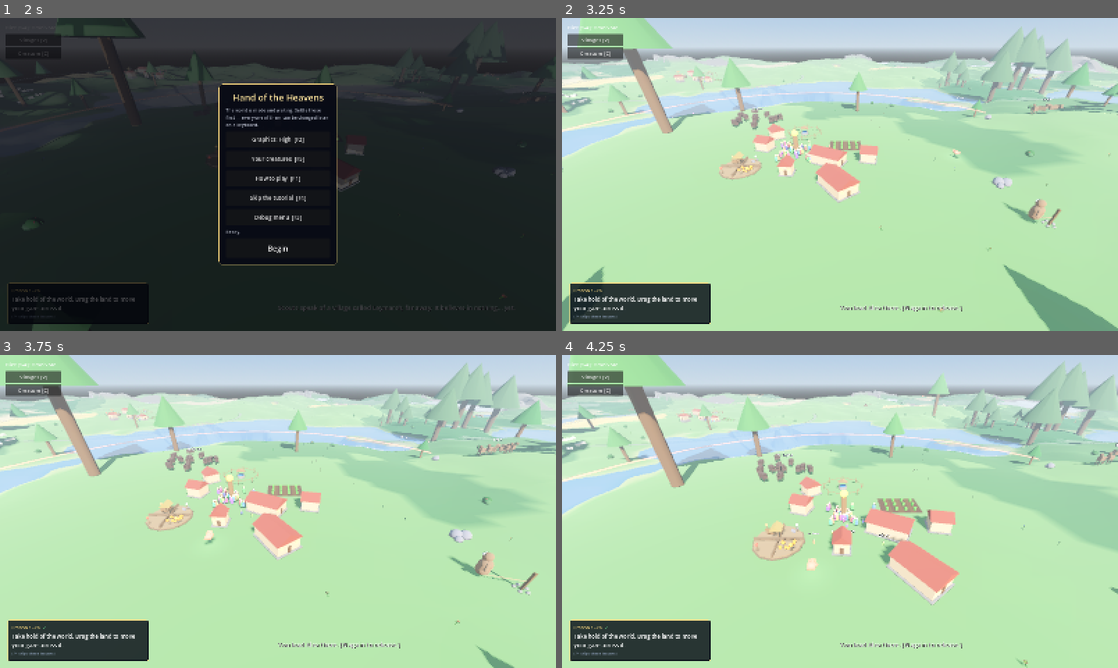
Above: before the commit, frames 1-4 (two rows, left to right).
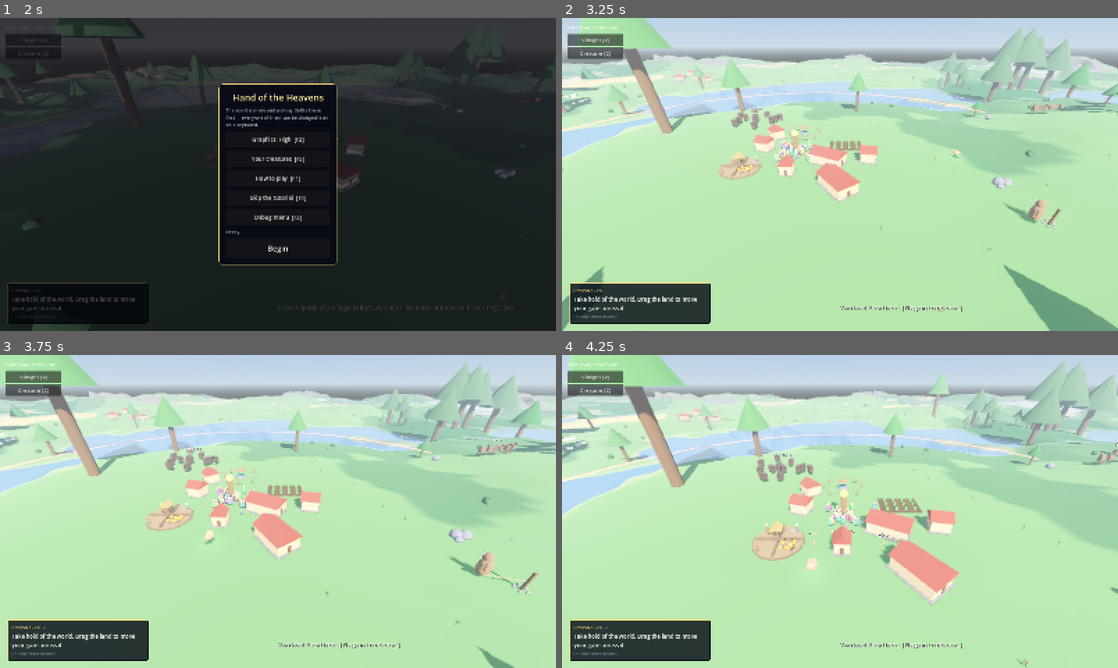
Above: after the commit, the same moments.

Repository: tjloman/tjloman
Game: Godot game, scene res://scenes/main.tscn
Two runs of this game, one before a commit and one after it. Both use one fixed random seed, a clock stepped at 60 frames per second and the inputs below.
Inputs (mouse positions are in pixels of both pictures, inside the frame that each line leads up to):
- Up to frame 1 (2 s): click (239, 183) at 0.52 s; type "Alex" at 0.6 s; click "Begin" at 1.25 s
- Up to frame 2 (3.25 s): click "Begin" at 2 s; tap Enter at 2.75 s; move the mouse to (962, 158) at 2.77 s; hold Right from 2.78 s (still down); hold G (leash_creature) from 2.78 s (still down); click (962, 158) at 2.92 s
- Up to frame 3 (3.75 s): release Right at 3.5 s; release G (leash_creature) at 3.5 s; drag from (166, 527) to (250, 574) at 3.52 s
- Up to frame 4 (4.25 s): no input

Frame 1 is identical in both runs. In frame 2, less than 0.1% of the frame differs, in the area x 40-44%, y 40-45%; in frame 3, less than 0.1%; in frame 4, less than 0.1%, in the area x 26-62%, y 15-55%.

Commit message:
A full job is a closed job, and idleness is somewhere to be
The crowd penalty was a discount, never a limit. Seven points a head off a job
that still scored above its floor, so a job docked past everything else won
anyway whenever nothing else was on the board — and a town put its whole
population onto work sites by degrees, with nobody left standing about when
something came out of the trees.

Room is a ceiling now: a full job comes off the board entirely, and the penalty
goes on doing the thing it was always good at, which is spreading people across
the jobs still open. Room is defined for all seventeen rather than two —
chopping and quarrying scale with population, because "one woodcutter" is not a
limit the country imposes, it is an oversight, and a village of eighty sent
one.

AND THE COUNT MOVES WHEN THE POST IS TAKEN. `_jobs` is recomputed once a pass
off everybody's current state; read alone that is exactly the bug that had
forty people teaching at a school with three posts, since everybody deciding
between two tallies sees the same stale number and every one of them passes.
A place is claimed on the frame the job starts and given back on the frame the
villager stops — and only claimed if starting it actually put them on that job,
because a place held by somebody who wandered off is a place nobody can have.
The tally still recomputes from the roster, which repairs the rest.

IDLENESS IS A STATE A VILLAGE SHOULD BE ABLE TO BE IN. Nothing on the board
used to mean a slow random circle for four to nine seconds. There is always
time for a dance, for the totem, or for sitting near your own door, and a town
with people doing those things is a town that still has somebody to send. It is
also the only picture of a village that reads as prosperous rather than merely
busy. Weighted: dance 36%, home 29%, totem 21%, potter 14% — dancing outweighs
the rest because a town at its leisure should LOOK like one.

Off the shipped rooms, a settled town of eighty: 38 seats on the board and
eighteen adults with nothing to take. Before, all fifty-six could pile on.

They stay responsive by construction — the alarm and the crowd mind both sit
ABOVE the job board in the ladder, so anybody re-deciding answers a threat
before they ever look at the work.

Static checks clean across 89 classes and 96 files. Not playtested.

Co-Authored-By: Claude Opus 5 <noreply@anthropic.com>
Claude-Session: https://claude.ai/code/session_01NqBKfyc5c6bViy6kUi2S7P

Diff:
--- a/scripts/villager/villager.gd
+++ b/scripts/villager/villager.gd
@@ -204,6 +204,8 @@
 var _carrying_feed := false
 var _carry_kind := ""            # non-empty while hauling a gathered load home
 var _carry_amount := 0
+## The job whose place this is holding. See VillageJobs.
+var _held_post := ""
 var _carry_job := ""             # the job this load came from (for crowd tally)
 var _carry_announce := ""        # spoken on delivery, if the player's home
 var _carry_visual: Node3D = null
@@ -1064,6 +1066,11 @@
 func _decide() -> void:
 	_dismount()
 	_release_farm()  # re-deciding drops any field claim, so others may take it
+	# ...and the post itself, freed on this frame rather than at the village's
+	# next tally. See VillageJobs.
+	if village != null and is_instance_valid(village):
+		VillageJobs.release(village, _held_post)
+	_held_post = ""
 	_target_herd = null
 	# AND ANY PARTY THEY STOOD IN. One frightened off the muster would otherwise
 	# stay on its books, and a party that never empties never stands down.
@@ -1166,10 +1173,7 @@
 			return
 	if _pick_job():
 		return
-	state = State.WANDER
-	_action_time = randf_range(4.0, 9.0)
-	_target = village.global_position \
-		+ Vector3(randf_range(-1, 1), 0, randf_range(-1, 1)) * village.influence_radius * 0.6
+	VillageJobs.idle(self)   # every post taken: go and be a person
 
 
 ## CARRIED ALONG BY THE CROWD. Returns true if the town's mood has taken this
@@ -1406,21 +1410,27 @@
 	# The jobs left at one are the ones genuinely limited by the ground rather
 	# than by anything the village built: there is only so much game on a
 	# hillside, and only ever one building site.
-	var room := {
-		"farm": maxi(village.farms.size() * 2, 1),
-		"work": maxi(Workshop.posts(village), 1),
-	}
 	var best: String = ""
 	var best_score := -INF
 	for job: String in scores:
+		# A FULL JOB IS NOT A DEAR JOB, IT IS A CLOSED ONE. See VillageJobs.
+		if VillageJobs.full(village, job):
+			continue
+		var places := float(VillageJobs.room_for(village, job))
 		var jittered: float = scores[job] + randf_range(-5.0, 5.0) \
-			- CROWD_PENALTY * float(crowd.get(job, 0)) / float(room.get(job, 1))
+			- CROWD_PENALTY * float(crowd.get(job, 0)) / places
 		if jittered > best_score:
 			best_score = jittered
 			best = job
 	if best == "":
 		return false
 	_start_job(best)
+	# ...and only hold a place if that actually put us on the job. `_start_job`
+	# gives up and wanders when what it went for has gone, and a place held by
+	# somebody wandering is a place nobody else can have.
+	if current_job() == best:
+		VillageJobs.claim(village, best)
+		_held_post = best
 	return true
 
 
--- /dev/null
+++ b/scripts/world/village_jobs.gd
@@ -0,0 +1,129 @@
+class_name VillageJobs
+extends RefCounted
+## HOW MANY HANDS A JOB HAS ROOM FOR, and what everybody else does instead.
+##
+## THE CROWD PENALTY WAS A DISCOUNT, NOT A LIMIT. A job never actually filled —
+## it only got less attractive, seven points a head, and a job docked past
+## everything else still won whenever nothing else was on the board. So a town
+## put its whole population on a work site by degrees, and there was nobody left
+## standing about when the wolves came. A village where every post is taken and
+## twenty people are dancing round a fire is not a village doing less work; it
+## is a village that has finished its work, and it is the one that can answer
+## something.
+##
+## So room is a CEILING now. A full job is not offered at all, and the penalty
+## does what it was always good at — spreading people across the jobs that are
+## still open — rather than pretending to be a limit it could not enforce.
+##
+## AND THE COUNT MOVES WHEN THE POST IS TAKEN. `_jobs` is recomputed once a pass
+## by Village._retally, off everybody's current state. Read alone, that is the
+## same bug that once had forty people teaching at a school with three posts:
+## everybody deciding between two retallies sees the same stale number and every
+## one of them passes. `claim` moves it on the frame the job is taken; the
+## retally still recomputes it from the roster, which repairs anything that
+## dropped a job without saying so.
+
+## Fixed ceilings, for the jobs whose room is not a thing the village built.
+## One site, one shore, one carcass — and `expedition`, which is a crowd on
+## purpose (see VillageParty.PARTY_MOST).
+const ROOM := {
+	"build": 3, "build_farm": 2, "build_edubba": 2, "build_shop": 2,
+	"build_nest": 3, "fish": 3, "butcher": 2, "butcher_pen": 2,
+	"tame": 2, "preach": 2, "feed": 1, "hunt": 4,
+	"expedition": VillageParty.PARTY_MOST,
+	"circle": CreatureNest.DANCERS,
+}
+## Timber and stone are limited by the country rather than by anything the town
+## built, but "one woodcutter" is not a country, it is an oversight — a village
+## of eighty sent one. One hand per this many souls, at least one.
+const SOULS_PER_GATHERER := 12
+
+## What an idle villager is drawn to, and how strongly. Dancing outweighs the
+## rest because a town at its leisure should LOOK like one.
+const REST_DANCE := 5.0
+const REST_PRAY := 3.0
+const REST_HOME := 4.0
+const REST_POTTER := 2.0
+
+
+## How many hands this job has places for.
+static func room_for(town: Village, job: String) -> int:
+	match job:
+		"farm":
+			return maxi(town.farms.size() * 2, 1)
+		"work":
+			return maxi(Workshop.posts(town), 1)
+		"chop", "quarry":
+			return maxi(town.population() / SOULS_PER_GATHERER, 1)
+	return int(ROOM.get(job, 1))
+
+
+## Is every place taken? A full job is off the board entirely.
+static func full(town: Village, job: String) -> bool:
+	return int(town._jobs.get(job, 0)) >= room_for(town, job)
+
+
+## Taken, and counted on the same frame. See the class note.
+static func claim(town: Village, job: String) -> void:
+	if job == "":
+		return
+	town._jobs[job] = int(town._jobs.get(job, 0)) + 1
+
+
+static func release(town: Village, job: String) -> void:
+	if job == "" or not town._jobs.has(job):
+		return
+	town._jobs[job] = maxi(int(town._jobs[job]) - 1, 0)
+
+
+## NOTHING ON THE BOARD — which is a fine thing to have happen, and used to
+## produce a villager walking in a slow random circle for four to nine seconds.
+##
+## Idleness is a state a village should be able to be IN. There is always time
+## for a dance, for the totem, or for sitting near your own door, and a town
+## with people doing those things is a town that still has somebody to send when
+## something comes out of the trees. It is also the only picture of a village
+## that reads as prosperous rather than merely busy.
+static func idle(who: Villager) -> void:
+	var town := who.village
+	var draw := {}
+	if town.nest != null and is_instance_valid(town.nest) and not full(town, "circle"):
+		draw["dance"] = REST_DANCE
+	if town.totem != null and is_instance_valid(town.totem):
+		draw["pray"] = REST_PRAY
+	if who.home != null and is_instance_valid(who.home):
+		draw["home"] = REST_HOME
+	draw["potter"] = REST_POTTER
+	match _drawn(draw):
+		"dance":
+			who._target = town.nest.ring_spot(randi() % CreatureNest.DANCERS)
+			who.state = Villager.State.GO_CIRCLE
+			claim(town, "circle")
+			who._held_post = "circle"
+		"pray":
+			who._target = town.totem.global_position \
+				+ Vector3(randf_range(-3, 3), 0, randf_range(-3, 3))
+			who.state = Villager.State.GO_WORSHIP
+		"home":
+			who._target = who.home.global_position \
+				+ Vector3(randf_range(-3.5, 3.5), 0, randf_range(-3.5, 3.5))
+			who.state = Villager.State.WANDER
+			who._action_time = randf_range(8.0, 18.0)   # a long sit, not a lap
+		_:
+			who.state = Villager.State.WANDER
+			who._action_time = randf_range(4.0, 9.0)
+			who._target = town.global_position + Vector3(
+				randf_range(-1, 1), 0, randf_range(-1, 1)) * town.influence_radius * 0.6
+
+
+## One of the weighted options.
+static func _drawn(draw: Dictionary) -> String:
+	var total := 0.0
+	for key: String in draw:
+		total += float(draw[key])
+	var roll := randf() * total
+	for key: String in draw:
+		roll -= float(draw[key])
+		if roll <= 0.0:
+			return key
+	return "potter"
